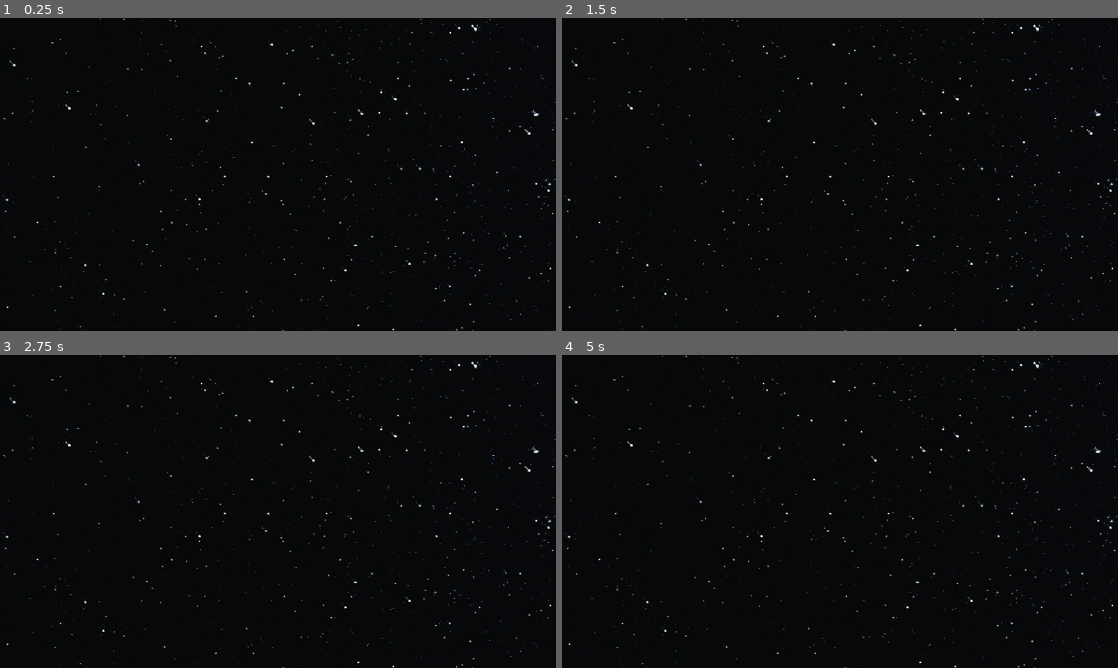
Above: before the commit, frames 1-4 (two rows, left to right).
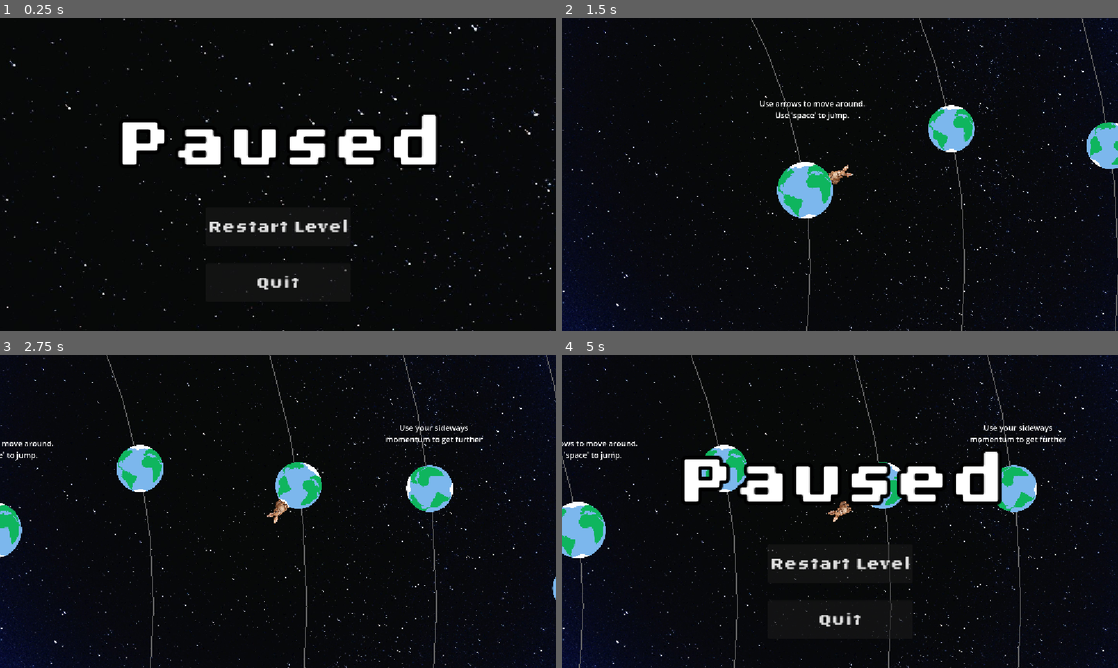
Above: after the commit, the same moments.

Repository: Dandandooo/planet-hopper
Game: Godot game, scene res://levels/level4.tscn
Same seed, same stepped clock (60 frames per second), same inputs: the game is played once before the commit and once after it. This scene is started directly instead of the project's main scene. Sound files missing from this copy of the repository are replaced by a short silence.
Inputs (mouse positions are in pixels of both pictures, inside the frame that each line leads up to):
- Up to frame 1 (0.25 s): no input
- Up to frame 2 (1.5 s): click (840, 227) at 0.5 s, where only the run after the commit has a clickable "Restart Level"; tap E (radio) at 1.25, 1.35 s; move the mouse to (962, 158) at 1.27 s; hold Right (right) from 1.28 s (still down); click (962, 158) at 1.42 s
- Up to frame 3 (2.75 s): tap Space (jump) at 1.52, 1.55, 1.82, 2.1, 2.27, 2.57 s; tap E (radio) at 2, 2.3 s; move the mouse to (166, 527) at 2.02 s; release Right (right) at 2.03 s; hold Left (left) from 2.03 s (still down)
- Up to frame 4 (5 s): tap E (radio) at 2.75, 2.85, 3.5, 3.8, 4.25 s; move the mouse to (895, 442) at 2.77 s; release Left (left) at 2.78 s; hold Right (right) 2.78-4.28 s; tap Space (jump) at 3.05, 3.77, 4.07, 4.52, 4.55, 4.82 s; move the mouse to (812, 574) at 3.52 s; tap Enter at 3.6 s; click (812, 574) at 3.67 s; move the mouse to (1006, 558) at 4.27 s; hold Left (left) from 4.28 s (still down); tap F at 4.35 s; tap Escape (pause) at 4.9 s

The runs differ from the first frame. In frame 1, 4.5% of the frame differs, in the area x 21-79%, y 30-91%; in frame 2, 6.7%; in frame 3, 7.3%; in frame 4, 11%, in the area x 0-100%, y 0-100%.
Error in both runs: Invalid access to property or key 'global_position' on a base object of type 'Nil'. (res://components/wabbit.gd:138)

Commit message:
gus final edits
fixed level 4, added level 5 (may need testing)

Diff:
--- a/levels/level4.tscn
+++ b/levels/level4.tscn
@@ -8,6 +8,7 @@
 [ext_resource type="PackedScene" uid="uid://cop34v84kwdsj" path="res://components/tower.tscn" id="5_1jw75"]
 [ext_resource type="PackedScene" uid="uid://bqk8n5j3m4xyi" path="res://components/enemy.tscn" id="6_8s3b3"]
 [ext_resource type="PackedScene" uid="uid://qwry8a8465u4" path="res://components/geyser.tscn" id="6_mj76i"]
+[ext_resource type="PackedScene" uid="uid://xld3mp8mtllw" path="res://components/pause_menu.tscn" id="9_mdw0g"]
 
 [node name="Level4" type="Node2D"]
 
@@ -137,12 +138,8 @@
 position = Vector2(-23979.996, 2680)
 scale = Vector2(9.999999, 9.999999)
 
-[node name="Enemy3" parent="Star2/Planet8" instance=ExtResource("6_8s3b3")]
-position = Vector2(-20489.996, -8939.999)
-scale = Vector2(9.999999, 9.999999)
-
 [node name="Enemy4" parent="Star2/Planet8" instance=ExtResource("6_8s3b3")]
-position = Vector2(5510.0005, -19459.996)
+position = Vector2(3060.0007, -19680)
 scale = Vector2(9.999999, 9.999999)
 
 [node name="Enemy5" parent="Star2/Planet8" instance=ExtResource("6_8s3b3")]
@@ -153,14 +150,6 @@
 position = Vector2(-6539.998, 19189.998)
 scale = Vector2(9.999999, 9.999999)
 
-[node name="Enemy7" parent="Star2/Planet8" instance=ExtResource("6_8s3b3")]
-position = Vector2(-19389.998, 10810)
-scale = Vector2(9.999999, 9.999999)
-
-[node name="Enemy8" parent="Star2/Planet8" instance=ExtResource("6_8s3b3")]
-position = Vector2(16390, 660.0005)
-scale = Vector2(9.999999, 9.999999)
-
 [node name="Enemy9" parent="Star2/Planet8" instance=ExtResource("6_8s3b3")]
 position = Vector2(-179.99902, 5980)
 scale = Vector2(9.999999, 9.999999)
@@ -169,14 +158,6 @@
 position = Vector2(-5689.998, -4359.999)
 scale = Vector2(9.999999, 9.999999)
 
-[node name="Enemy11" parent="Star2/Planet8" instance=ExtResource("6_8s3b3")]
-position = Vector2(13030, -15669.996)
-scale = Vector2(9.999999, 9.999999)
-
-[node name="Enemy12" parent="Star2/Planet8" instance=ExtResource("6_8s3b3")]
-position = Vector2(-1469.999, -18059.996)
-scale = Vector2(9.999999, 9.999999)
-
 [node name="Enemy13" parent="Star2/Planet8" instance=ExtResource("6_8s3b3")]
 position = Vector2(-18839.998, -14569.996)
 scale = Vector2(9.999999, 9.999999)
@@ -189,10 +170,6 @@
 position = Vector2(-10269.998, 13009.999)
 scale = Vector2(9.999999, 9.999999)
 
-[node name="Enemy16" parent="Star2/Planet8" instance=ExtResource("6_8s3b3")]
-position = Vector2(15230, 14539.999)
-scale = Vector2(9.999999, 9.999999)
-
 [node name="Enemy17" parent="Star2/Planet8" instance=ExtResource("6_8s3b3")]
 position = Vector2(15660, -7659.999)
 scale = Vector2(9.999999, 9.999999)
@@ -217,23 +194,20 @@
 position = Vector2(8990, -4169.999)
 scale = Vector2(9.999999, 9.999999)
 
-[node name="Enemy23" parent="Star2/Planet8" instance=ExtResource("6_8s3b3")]
-position = Vector2(-13029.998, 110.00049)
-scale = Vector2(9.999999, 9.999999)
-
 [node name="Enemy24" parent="Star2/Planet8" instance=ExtResource("6_8s3b3")]
 position = Vector2(-12719.998, 6649.9995)
 scale = Vector2(9.999999, 9.999999)
 
 [node name="Enemy25" parent="Star2/Planet8" instance=ExtResource("6_8s3b3")]
 position = Vector2(7520, 16440)
-scale = Vector2(9.999999, 9.999999)
-
-[node name="Enemy26" parent="Star2/Planet8" instance=ExtResource("6_8s3b3")]
-position = Vector2(-729.999, 13989.999)
 scale = Vector2(9.999999, 9.999999)
 
 [node name="Wabbit" parent="." instance=ExtResource("3_8s3b3")]
 top_level = true
 position = Vector2(-1773, 456)
 double_jumps = 0
+
+[node name="UI" type="CanvasLayer" parent="."]
+layer = 10000
+
+[node name="PauseMenu" parent="UI" instance=ExtResource("9_mdw0g")]
--- /dev/null
+++ b/levels/level5.tscn
@@ -0,0 +1,115 @@
+[gd_scene load_steps=11 format=3 uid="uid://dldj3u7c0d7dn"]
+
+[ext_resource type="Texture2D" uid="uid://bbwg8hnd1ptq6" path="res://assets/space.jpeg" id="1_8mh55"]
+[ext_resource type="PackedScene" uid="uid://xld3mp8mtllw" path="res://components/pause_menu.tscn" id="2_hydfx"]
+[ext_resource type="PackedScene" uid="uid://cnwn1hmwygwlf" path="res://components/wabbit.tscn" id="3_vp6pq"]
+[ext_resource type="PackedScene" uid="uid://bxdkv7mas3nr3" path="res://components/star.tscn" id="4_66nwl"]
+[ext_resource type="PackedScene" uid="uid://ba7mr1kx7f5wf" path="res://components/planet.tscn" id="5_t5gjd"]
+[ext_resource type="PackedScene" uid="uid://bnlpe2y1obb5a" path="res://components/landmine.tscn" id="6_1oekh"]
+[ext_resource type="PackedScene" uid="uid://c8k3n4j2m5x0i" path="res://components/radio_station.tscn" id="7_d4v0i"]
+[ext_resource type="PackedScene" uid="uid://cop34v84kwdsj" path="res://components/tower.tscn" id="8_upukb"]
+[ext_resource type="PackedScene" uid="uid://qwry8a8465u4" path="res://components/geyser.tscn" id="9_y18d6"]
+
+[sub_resource type="PhysicsMaterial" id="PhysicsMaterial_vobc4"]
+rough = true
+absorbent = true
+
+[node name="Level5" type="Node2D"]
+
+[node name="CanvasLayer" type="CanvasLayer" parent="."]
+layer = -1
+
+[node name="Space" type="Sprite2D" parent="CanvasLayer"]
+position = Vector2(1179, 610)
+texture = ExtResource("1_8mh55")
+
+[node name="UI" type="CanvasLayer" parent="."]
+layer = 10000
+
+[node name="PauseMenu" parent="UI" instance=ExtResource("2_hydfx")]
+
+[node name="Wabbit" parent="." instance=ExtResource("3_vp6pq")]
+top_level = true
+position = Vector2(211, 923)
+double_jumps = 0
+
+[node name="Star" parent="." instance=ExtResource("4_66nwl")]
+position = Vector2(-2164, 780)
+
+[node name="Planet" parent="Star" instance=ExtResource("5_t5gjd")]
+position = Vector2(2372, 329)
+scale = Vector2(0.5, 0.5)
+physics_material_override = SubResource("PhysicsMaterial_vobc4")
+
+[node name="Landmine" parent="Star/Planet" instance=ExtResource("6_1oekh")]
+position = Vector2(592, -114)
+rotation = 4.0512524
+scale = Vector2(23.695118, 1)
+
+[node name="Landmine2" parent="Star/Planet" instance=ExtResource("6_1oekh")]
+position = Vector2(-738, -722)
+rotation = 3.0764842
+scale = Vector2(24.633743, 1)
+
+[node name="Planet2" parent="Star" instance=ExtResource("5_t5gjd")]
+position = Vector2(1448, 475)
+scale = Vector2(0.5, 0.5)
+
+[node name="Landmine" parent="Star/Planet2" instance=ExtResource("6_1oekh")]
+position = Vector2(0, -200)
+scale = Vector2(1.3, 1.3)
+
+[node name="Landmine2" parent="Star/Planet2" instance=ExtResource("6_1oekh")]
+position = Vector2(0, 200)
+rotation = 3.1415927
+scale = Vector2(1.3, 1.3)
+
+[node name="Landmine3" parent="Star/Planet2" instance=ExtResource("6_1oekh")]
+position = Vector2(200, 0)
+rotation = 1.5707964
+scale = Vector2(1.3, 1.3)
+
+[node name="Landmine4" parent="Star/Planet2" instance=ExtResource("6_1oekh")]
+position = Vector2(-200, 0)
+rotation = 4.712389
+scale = Vector2(1.3, 1.3)
+
+[node name="Planet4" parent="Star" instance=ExtResource("5_t5gjd")]
+position = Vector2(2649, -72)
+scale = Vector2(0.5, 0.5)
+mass = 3.0
+
+[node name="RadioStation" parent="Star/Planet4" instance=ExtResource("7_d4v0i")]
+position = Vector2(0, -250)
+scale = Vector2(0.5, 0.5)
+
+[node name="Tower" parent="Star/Planet4" instance=ExtResource("8_upukb")]
+position = Vector2(2, -344)
+scale = Vector2(2, 2)
+next_scene = "res://levels/level2.tscn"
+
+[node name="Planet3" parent="Star" instance=ExtResource("5_t5gjd")]
+position = Vector2(1691, -311)
+scale = Vector2(0.5, 0.5)
+physics_material_override = SubResource("PhysicsMaterial_vobc4")
+
+[node name="Landmine" parent="Star/Planet3" instance=ExtResource("6_1oekh")]
+position = Vector2(-1278, -40.000122)
+rotation = 5.5693073
+scale = Vector2(23.695118, 1)
+
+[node name="Landmine2" parent="Star/Planet3" instance=ExtResource("6_1oekh")]
+position = Vector2(1066, -178.00006)
+rotation = 4.357582
+scale = Vector2(20.929882, 1)
+
+[node name="Geyser" parent="Star/Planet3" instance=ExtResource("9_y18d6")]
+position = Vector2(0, -180)
+
+[node name="Planet" parent="Star/Planet3" instance=ExtResource("5_t5gjd")]
+position = Vector2(-1138, 914)
+scale = Vector2(0.8, 0.8)
+
+[node name="Planet2" parent="Star/Planet3" instance=ExtResource("5_t5gjd")]
+position = Vector2(1696, -1008)
+scale = Vector2(0.8, 0.8)
Not shown: 1 places in levels/level4.tscn that only renumber resources
